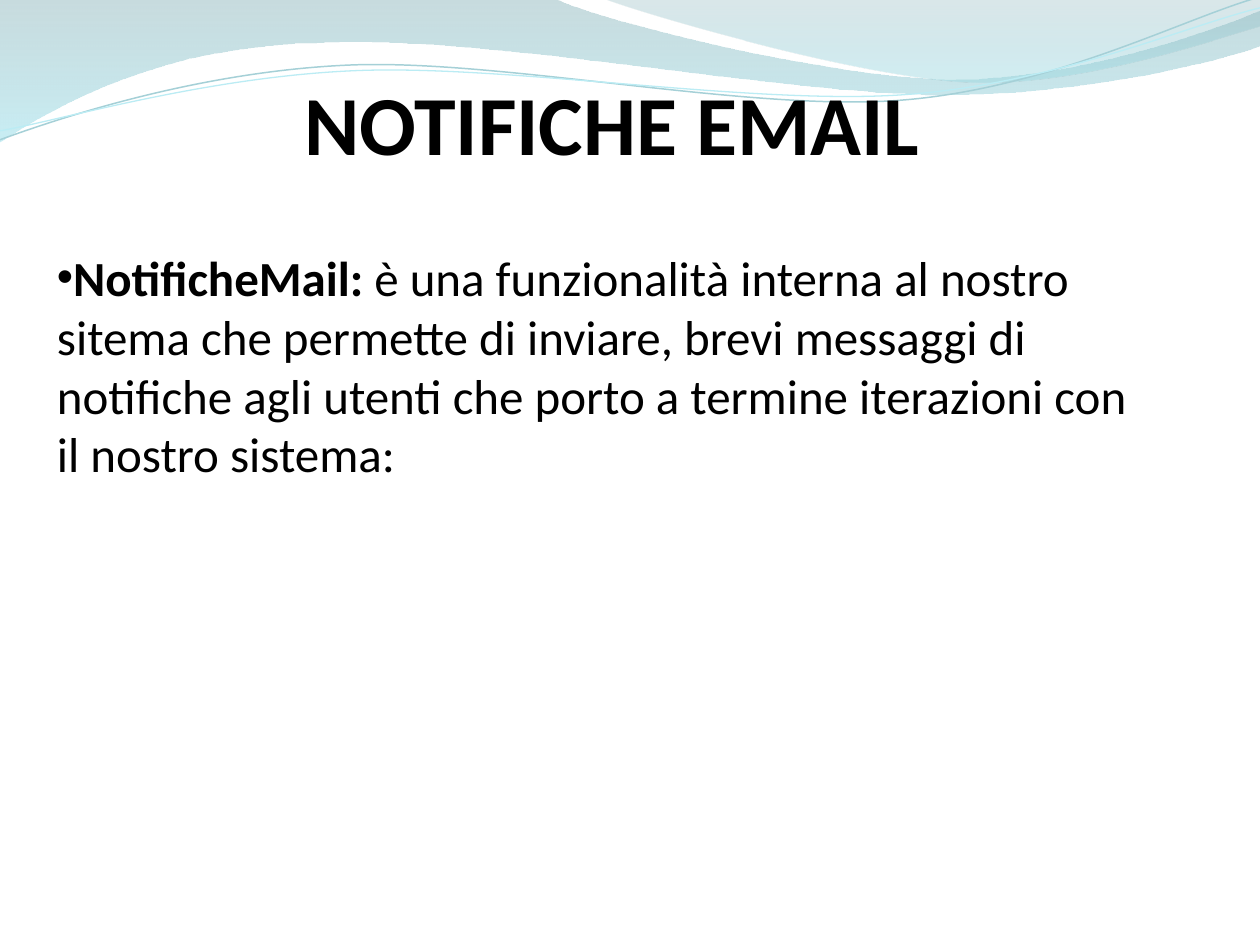
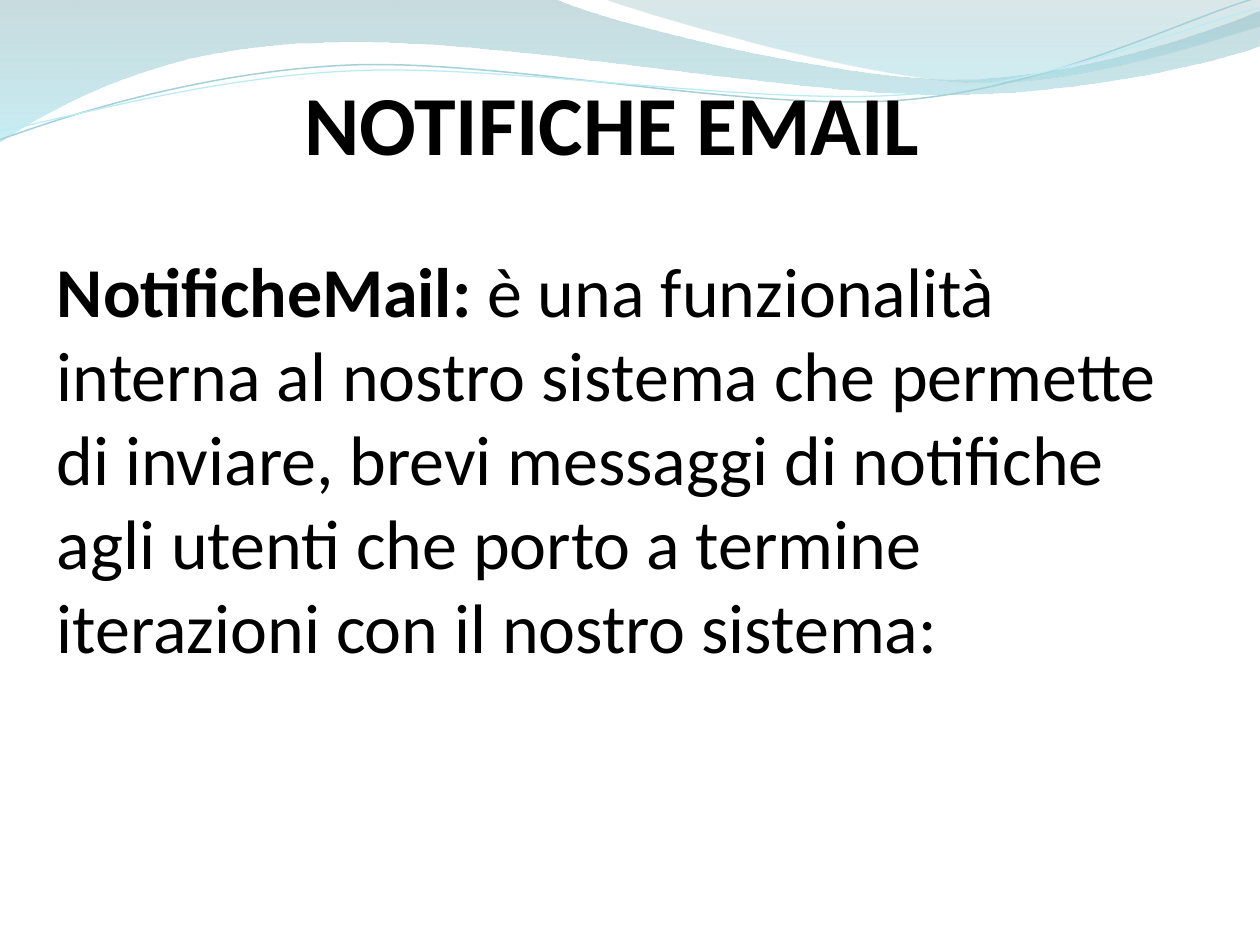
Before and after one commit to ammirate/at-silo, a slide deck: slide 1 of Presentazione/Atsilo1/Bottiglieri/Atsilo_A_GianfrancoB.pptx. Drawn at 1260x945 pixels with LibreOffice and Linux fonts; fonts in the diff are those of the drawing. Boxes give left, top, right and bottom in pixels: in the first picture for what was removed or moved away, otherwise in the second. Text is boxed around its words. In the diff, an @@ line names an element or a change of style, - is before the commit and + after.

```diff
--- a/Presentazione/Atsilo1/Bottiglieri/Atsilo_A_GianfrancoB.pptx
+++ b/Presentazione/Atsilo1/Bottiglieri/Atsilo_A_GianfrancoB.pptx
@@ text at box(57, 267, 1156, 654): text changed; size 28 to 40 pt @@
-• NotificheMail: è una funzionalità interna al nostro sitema che permette di inviare, brevi messaggi di notifiche agli utenti che porto a termine iterazioni con il nostro sistema:
+NotificheMail: è una funzionalità interna al nostro sistema che permette di inviare, brevi messaggi di notifiche agli utenti che porto a termine iterazioni con il nostro sistema:
```
Also in this commit, not shown: 3 other slides changed, 4 slides added, 1 slide removed.
